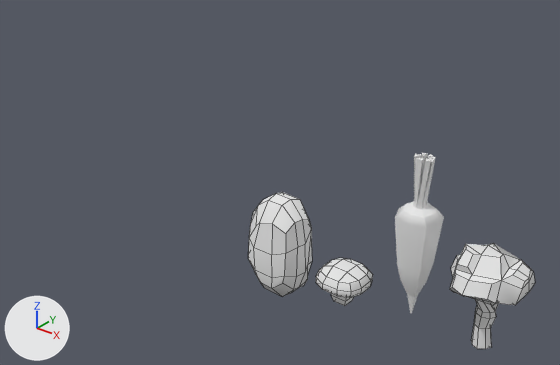
The Blender file meshes/vegetables.blend: old version first, new version second.
Before and after are seen from a 50 mm lens placed at (27.2, -48.4, 39.4), pointed at (-14.7, 3.9, 6.9). The axes (+X, +Y, +Z) are drawn at lower left. The lights are the same throughout. Mesh edges are drawn as thin lines on the coarser meshes.

Script lines for the objects in view, before the commit:
```python
me_broccoli = bpy.data.meshes.new('Broccoli')
me_broccoli.from_pydata(...)  # 128 vertices, 124 faces; spans x 4.48..11.19, y -1.89..4.87, z 0.17..9.23
me_broccoli.materials.append(mat_initialshadinggroup)  # white #e7e7e7
me_mushroom = bpy.data.meshes.new('Mushroom')
me_mushroom.from_pydata(...)  # 76 vertices, 74 faces; spans x -6.15..-1.72, y -2.88..1.5, z 0.43..4.03
me_mushroom.materials.append(mat_initialshadinggroup_002)  # white #e7e7e7
me_potato = bpy.data.meshes.new('Potato')
me_potato.from_pydata(...)  # 68 vertices, 66 faces; spans x -13.66..-7.47, y -4.04..1.02, z -0.57..9.04
me_potato.materials.append(mat_initialshadinggroup_003)  # white #e7e7e7
ob_broccoli = bpy.data.objects.new('Broccoli', me_broccoli)
ob_broccoli.location = (0.0, 0.0, 0.0)
ob_mushroom = bpy.data.objects.new('Mushroom', me_mushroom)
ob_mushroom.location = (0.0, 0.0, 0.0)
ob_potato = bpy.data.objects.new('Potato', me_potato)
ob_potato.location = (0.0, 0.0, 0.0)
# also in view: 'Carrot' at (1.6, 1.4, 7.7)
```
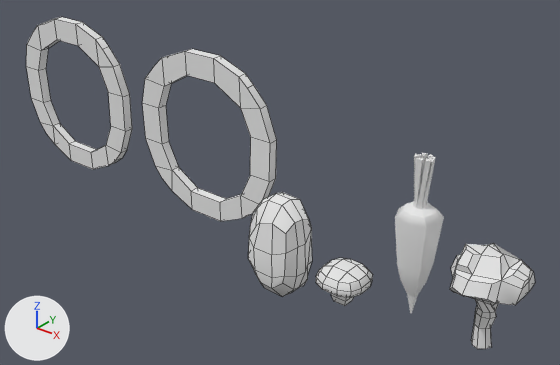
Commit message: added models for portals

What differs and where, as boxes (x1, y1, x2, y2) in the pictures (560 x 365 px):
'Portal1', added: after (142, 49, 277, 221)
'Portal2', added: after (26, 17, 132, 169)

The change, as a diff of the scene's bpy script:
```diff
--- a/meshes/vegetables.blend.py
+++ b/meshes/vegetables.blend.py
@@ mat_initialshadinggroup_004 @@
+mat_initialshadinggroup_004 = diffuse_material('initialShadingGroup.004')
+mat_initialshadinggroup_004.base_color = (0.8, 0.8, 0.8)  # white #e7e7e7
@@ me_portal1 @@
+me_portal1.from_pydata(...)  # 64 vertices, 64 faces; spans x -32.0..-14.8, y 2.5..3.5, z 1.0..18.2
+me_portal1.materials.append(mat_initialshadinggroup_004)  # white #e7e7e7
@@ me_portal2 @@
+me_portal2.from_pydata(...)  # 64 vertices, 64 faces; spans x -52.3..-35.1, y 2.5..3.5, z 1.0..18.2
+me_portal2.materials.append(mat_initialshadinggroup_004)  # white #e7e7e7
@@ ob_portal1 @@
+ob_portal1 = bpy.data.objects.new('Portal1', me_portal1)
+ob_portal1.location = (0.0, 0.0, 0.0)
@@ ob_portal2 @@
+ob_portal2 = bpy.data.objects.new('Portal2', me_portal2)
+ob_portal2.location = (0.0, 0.0, 0.0)
```
